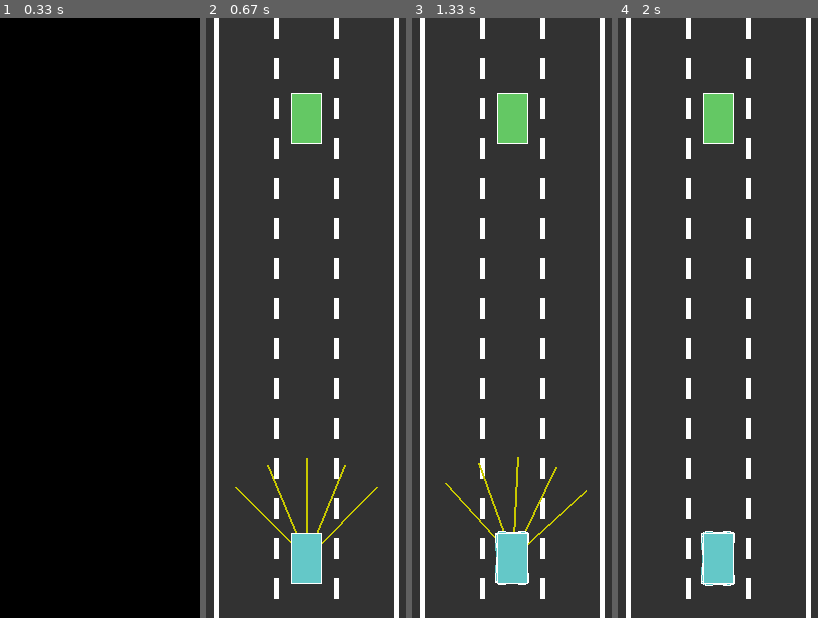
Above: before the commit, frames 1-4 (left to right).
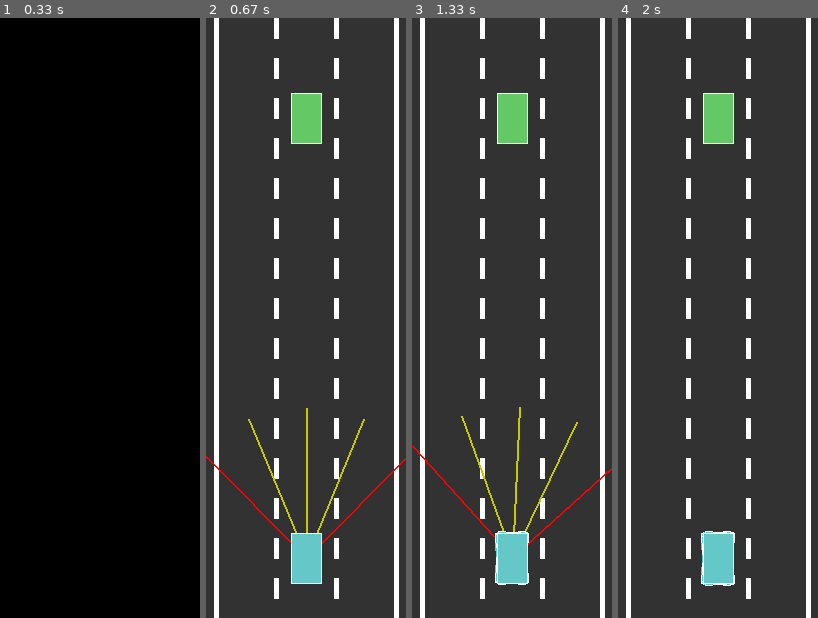
Above: after the commit, the same moments.

Repository: kc-raahi/self-driving-car-sim
Game: pygame game, started from car.py
The game is run twice, just before and just after one commit, with the same random seed, the same clock (stepped at 60 frames per second) and the same inputs.
Inputs:
- Up to frame 1 (0.33 s): no input
- Up to frame 2 (0.67 s): no input
- Up to frame 3 (1.33 s): no input
- Up to frame 4 (2 s): no input

Frame 1 is identical in both runs. In frame 2, 0.6% of the frame differs, in the area x 0-100%, y 65-88%; in frame 3, 0.6%, in the area x 0-100%, y 64-88%; in frame 4, nothing differs.

Commit message:
20230725 - tune NN

Diff:
--- a/car.py
+++ b/car.py
@@ -202,8 +202,11 @@
     cars = []
     for i in range(n):
         cars.append(Car(my_road.get_lane_center(int(my_road.lane_count / 2)), SCREEN_HEIGHT * 0.9))
-        if nn is not None and i != 0:
-            cars[i].brain = nn_mutate(nn, 0.2)
+        if nn is not None:
+            if i == 0:
+                cars[i].brain = nn
+            else:
+                cars[i].brain = nn_mutate(nn, 0.1)
 
     return cars
 
@@ -377,7 +380,7 @@
 
 class Sensor:
 
-    def __init__(self, car, num_rays=5, ray_len=100, ray_spread=math.pi / 2):
+    def __init__(self, car, num_rays=5, ray_len=150, ray_spread=math.pi / 2):
         self.car = car
         self.num_rays = num_rays
         self.ray_len = ray_len
@@ -534,6 +537,7 @@
             pygame.display.update()
             stop("update")
             best_brain = drivers[pci].brain
+
         stop("run")
 
 
